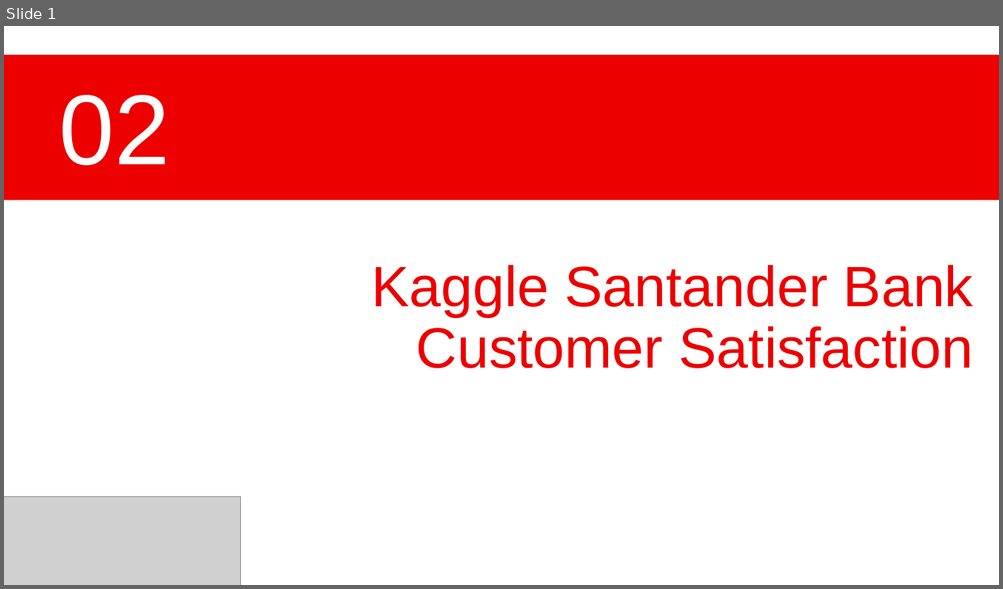
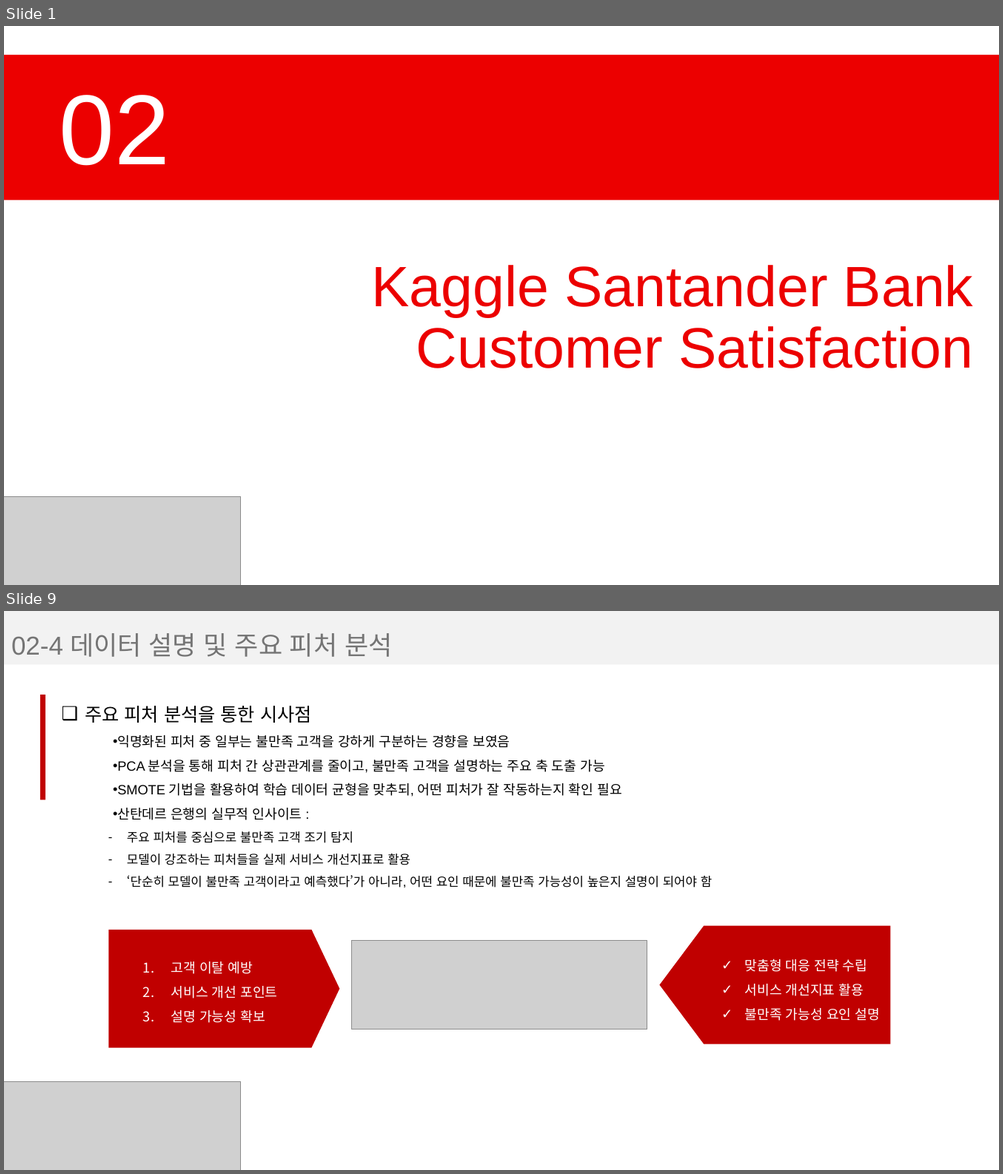
Before and after one commit to jaemin1020/big20-ML-project2-team3, a slide deck: 0.report/산탄데르_ppt_template.pptx. Shown one above the other, each under a label of ours: slide 1 before the commit, slides 1 and 9 after it; the slides between them are not shown. The pictures are 1003x589 and 1003x1174 pixels, drawn with LibreOffice and Linux fonts; fonts in the diff are those of the drawing; grey boxes stand for pictures. Boxes give left, top, right and bottom in pixels: in the first picture for what was removed or moved away, otherwise in the second. Text is boxed around its words. In the diff, an @@ line names an element or a change of style, - is before the commit and + after.

Commit message:
[수정 및 추가] ppt template 산탄데르 수정 및 추가

```diff
--- a/0.report/산탄데르_ppt_template.pptx
+++ b/0.report/산탄데르_ppt_template.pptx
@@ slide 9 added at [4, 611, 999, 1170], background #FFFFFF @@
@@ rectangle added at [4, 611, 999, 665], fill #F2F2F2 @@
@@ text added at [11, 633, 392, 657], 25 pt, text #747474 @@
+02-4 데이터 설명 및 주요 피처 분석
@@ rectangle added at [40, 695, 45, 800], fill #C00000 @@
@@ text added at [85, 706, 711, 888], 13 pt, text #000000 @@
+❑ 주요 피처 분석을 통한 시사점
+    • 익명화된 피처 중 일부는 불만족 고객을 강하게 구분하는 경향을 보였음
+    • PCA 분석을 통해 피처 간 상관관계를 줄이고, 불만족 고객을 설명하는 주요 축 도출 가능
+    • SMOTE 기법을 활용하여 학습 데이터 균형을 맞추되, 어떤 피처가 잘 작동하는지 확인 필요
+    • 산탄데르 은행의 실무적 인사이트 :
+      – 주요 피처를 중심으로 불만족 고객 조기 탐지
+      – 모델이 강조하는 피처들을 실제 서비스 개선지표로 활용
+      – ‘단순히 모델이 불만족 고객이라고 예측했다’가 아니라, 어떤 요인 때문에 불만족 가능성이 높은지 설명이 되어야 함
@@ pentagon arrow added at [108, 930, 339, 1048], fill #C00000 @@
@@ picture added at [352, 941, 647, 1030] @@
@@ pentagon arrow added at [659, 925, 890, 1044], fill #C00000 @@
@@ text added at [171, 962, 277, 1023], 13 pt, text #FFFFFF @@
+1. 고객 이탈 예방
+2. 서비스 개선 포인트
+3. 설명 가능성 확보
@@ text added at [745, 959, 879, 1021], 13 pt, text #FFFFFF @@
+✓ 맞춤형 대응 전략 수립
+✓ 서비스 개선지표 활용
+✓ 불만족 가능성 요인 설명
@@ picture added at [4, 1082, 241, 1170] @@
```
Also in this commit, not shown: 4 slides changed, 4 other slides added, 1 other file.
